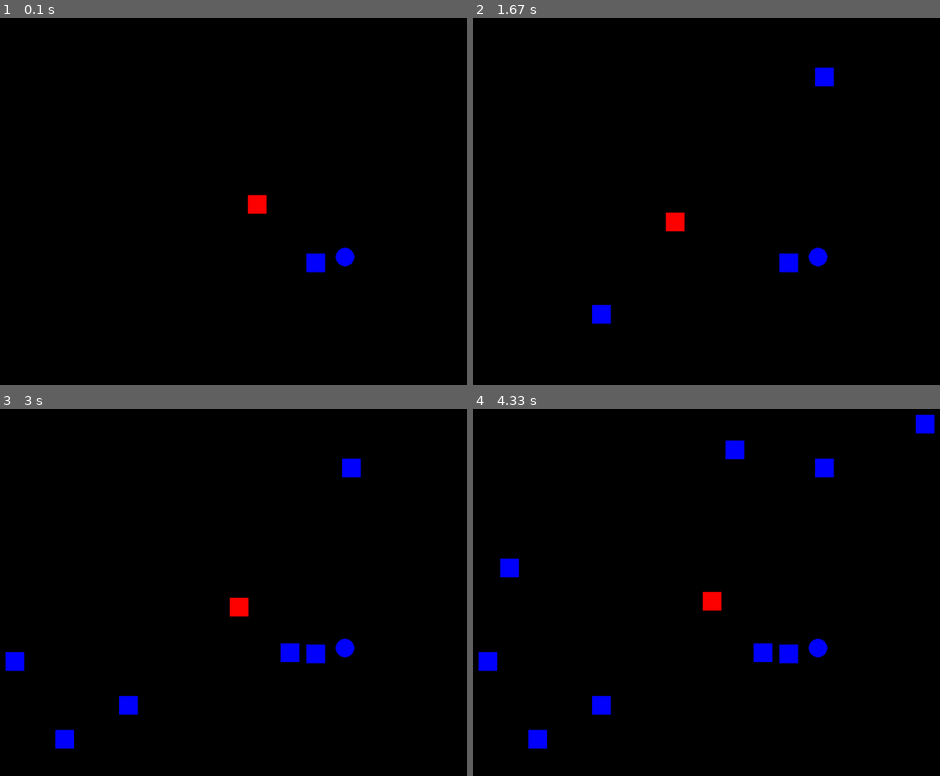
Above: before the commit, frames 1-4 (two rows, left to right).
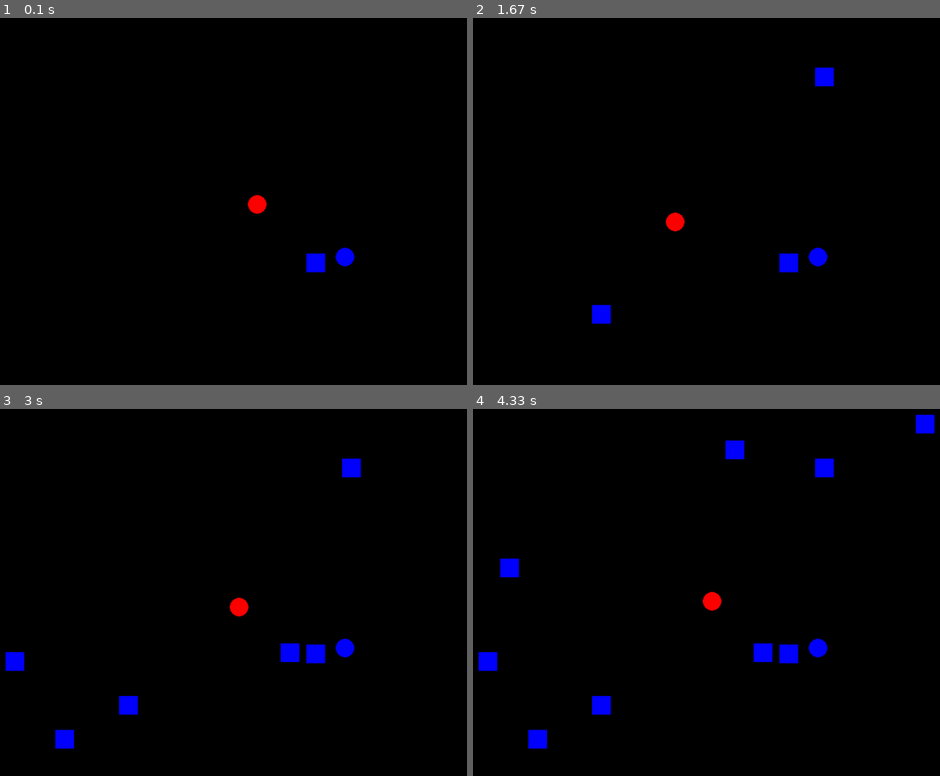
Above: after the commit, the same moments.

Repository: mytinycloud/90D-pygame-scaffold
Game: pygame game, started from main.py
Same seed, same stepped clock (60 frames per second), same inputs: the game is played once before the commit and once after it.
Inputs (mouse positions are in pixels of both pictures, inside the frame that each line leads up to):
- Up to frame 1 (0.1 s): no input
- Up to frame 2 (1.67 s): hold A 0.33-0.87 s; move the mouse to (715, 260) at 0.37 s; hold S 0.9-1.2 s; move the mouse to (823, 76) at 0.93 s; tap Space at 0.97, 1.3, 1.6 s; hold A 1.23-1.63 s; move the mouse to (599, 315) at 1.27 s
- Up to frame 3 (3 s): hold W 1.67-2.03 s; move the mouse to (289, 651) at 1.7 s; tap Space at 1.73, 2.13, 2.43, 2.8 s; hold D 2.07-2.7 s; move the mouse to (65, 739) at 2.1 s; hold S from 2.73 s (still down); move the mouse to (14, 662) at 2.77 s
- Up to frame 4 (4.33 s): release S at 3.1 s; hold A 3.13-3.6 s; move the mouse to (925, 423) at 3.17 s; tap Space at 3.2, 3.5, 3.7, 4, 4.2 s; hold D 3.63-4.1 s; move the mouse to (734, 449) at 3.67 s; hold W from 4.13 s (still down); move the mouse to (510, 566) at 4.17 s

The runs differ from the first frame. In frame 1, less than 0.1% of the frame differs, in the area x 52-58%, y 48-54%; in frame 2, less than 0.1%; in frame 3, less than 0.1%; in frame 4, less than 0.1%.

Commit message:
Nitpicks as I fail to do ray checks

Diff:
--- a/systems/__init__.py
+++ b/systems/__init__.py
@@ -1,3 +1,4 @@
+from . import utils
 from . import motion
 from . import sprites
 from . import player
--- a/systems/collisions.py
+++ b/systems/collisions.py
@@ -1,6 +1,8 @@
 from engine.ecs import Entity, EntityGroup, enumerate_component, factory
+from pygame import Vector2
 import dataclasses
-from pygame import Vector2
+import typing
+
 
 
 @dataclasses.dataclass(init=True, slots=True)
@@ -37,7 +39,7 @@
         return HitboxComponent(
             bounds = Vector2(diameter/2),
             layer_mask = layer,
-            shape = SHAPE_CIRCLE,
+            shape = SHAPE_CIRCLE
         )
 
     @staticmethod
@@ -57,74 +59,76 @@
 def _overlap(delta: float, bound: float) -> float:
     return (-bound if delta < 0 else bound) - delta
 
-def _compute_intersection_box_box(a: Entity, b: Entity) -> Intersection:
-    # Bounding box check is already passed, so we can guarantee that the collision has happened.
-    delta = b.motion.position - a.motion.position
-    bounds = a.hitbox.bounds + b.hitbox.bounds
-    overlap_x = _overlap(delta.x, bounds.x)
-    overlap_y = _overlap(delta.y, bounds.y)
+def _overlap_box_point(bounds: Vector2, point: Vector2) -> Vector2:
+    # Warning, this assumed bounding box check already passed - this just computes the overlap.
+    overlap_x = _overlap(point.x, bounds.x)
+    overlap_y = _overlap(point.y, bounds.y)
     if abs(overlap_x) < abs(overlap_y):
         return Vector2(overlap_x, 0)
     return Vector2(0, overlap_y)
 
-def _compute_intersection_circle_circle(a: Entity, b: Entity) -> Intersection | None:
-    delta = b.motion.position - a.motion.position
-    radius = a.hitbox.bounds.x + b.hitbox.bounds.x
-    if delta.length_squared() >= radius * radius:
+def _overlap_circle_point(radius: float, point: Vector2) -> Vector2 | None:
+    if point.length_squared() >= radius * radius:
         return None
-    return (delta.normalize() * radius) - delta
-
-def _compute_intersection_box_circle(a: Entity, b: Entity) -> Intersection | None:
-    delta = b.motion.position - a.motion.position
-    box = a.hitbox.bounds
+    return (point.normalize() * radius) - point
+
+def _compute_intersection_box_box(delta: Vector2, a: HitboxComponent, b: HitboxComponent) -> Vector2:
+    return _overlap_box_point(a.bounds + b.bounds, delta)
+
+def _compute_intersection_circle_circle(delta: Vector2, a: HitboxComponent, b: HitboxComponent) -> Vector2 | None:
+    return _overlap_circle_point(a.bounds.x + b.bounds.x, delta)
+
+def _compute_intersection_box_circle(delta: Vector2, a: HitboxComponent, b: HitboxComponent) -> Vector2 | None:
+    box = a.bounds
 
     # If a the circle center overlaps one axis, it reduces to a box-box check.
     # Note - this still expects the bounding box check already having passed.
     if abs(delta.x) <= box.x or abs(delta.y) <= box.y:
-        return _compute_intersection_box_box(a, b)
+        return _overlap_box_point(a.bounds + b.bounds, delta)
 
     # Identify the box corner closest to the circle, and get the distance to that.
     delta.x -= -box.x if delta.x < 0 else box.x
     delta.y -= -box.y if delta.y < 0 else box.y
-
-    # Effectively a circle-circle check to the closest point on the box
-    radius = b.hitbox.bounds.x
-    if delta.length_squared() >= radius * radius:
-        return None
-    return (delta.normalize() * radius) - delta
-
-
-def _compute_intersection_circle_box(a: Entity, b: Entity) -> Intersection | None:
-    overlap = _compute_intersection_box_circle(b, a)
-    return -overlap if overlap != None else None
+    return _overlap_circle_point(b.bounds.x, delta)
+
+'''
+Reverses the signature of an intersection function.
+Ie, box,circle to circle,box
+'''
+def _invert_intersection_fn( fn: typing.Callable[[Vector2, HitboxComponent,HitboxComponent], Vector2|None] ) -> typing.Callable[[Vector2, HitboxComponent,HitboxComponent], Vector2|None]:
+    def inv_fn(delta: Vector2, a: HitboxComponent, b: HitboxComponent) -> Vector2 | None:
+        overlap = fn(-delta, b, a)
+        return -overlap if overlap != None else None
+    return inv_fn
+
+_compute_intersection_circle_box = _invert_intersection_fn(_compute_intersection_box_circle)
 
 '''
 Computes the intersection vector for two hitboxes.
 The bounding box check is assumed to have already been done.
 '''
-def _compute_intersection(a: Entity, b: Entity) -> Intersection | None:
+def _compute_intersection(delta: Vector2, a: HitboxComponent, b: HitboxComponent) -> Vector2 | None:
 
     # Note, box-point and circle-point can be treated as box-box and circle-circle
     # Because a point is equivalent to a zero width box or circle as required.
-
-    a_shape = a.hitbox.shape
-    b_shape = b.hitbox.shape
+    a_shape = a.shape
+    b_shape = b.shape
 
     if a_shape == SHAPE_BOX:
         if b_shape == SHAPE_CIRCLE:
-            return _compute_intersection_box_circle(a, b)
+            return _compute_intersection_box_circle(delta, a, b)
         else: # SHAPE_BOX or SHAPE_POINT
-            return _compute_intersection_box_box(a, b)
+            return _compute_intersection_box_box(delta, a, b)
     elif a_shape == SHAPE_CIRCLE:
         if b_shape == SHAPE_BOX:
-            return _compute_intersection_circle_box(a, b)
+            return _compute_intersection_circle_box(delta, a, b)
         else: # SHAPE_CIRCLE or SHAPE_POINT
-            return _compute_intersection_circle_circle(a, b)
+            return _compute_intersection_circle_circle(delta, a, b)
     else: # a_shape == SHAPE_POINT
         if b_shape == SHAPE_BOX:
-            return _compute_intersection_box_box(a, b)
+            return _compute_intersection_box_box(delta, a, b)
         elif b_shape == SHAPE_CIRCLE:
-            return _compute_intersection_circle_circle(a, b)
+            return _compute_intersection_circle_circle(delta, a, b)
         else: # b_shape == SHAPE_POINT
             # Shouldnt occurr. Points do not collide with points.
             return None
@@ -178,7 +182,8 @@
 
             if y_overlap:
                 # Bounding box checks pass. Do the work
-                overlap = _compute_intersection(a, b)
+                delta = b_pos - a_pos
+                overlap = _compute_intersection(delta, a.hitbox, b.hitbox)
 
                 if overlap != None:
 
--- a/systems/player.py
+++ b/systems/player.py
@@ -32,8 +32,8 @@
     player = Entity("player")
     player.player = PlayerComponent()
     player.motion = MotionComponent(is_movable = True)
-    player.sprite = SpriteComponent.from_box((32,32), (255,0,0))
-    player.hitbox = HitboxComponent.from_box((32,32), 1)
+    player.sprite = SpriteComponent.from_circle(32, (255,0,0))
+    player.hitbox = HitboxComponent.from_circle(32, 1)
     player.hitbox.target_mask = 1
     group.add(player)
 
--- a/systems/sprites.py
+++ b/systems/sprites.py
@@ -58,7 +58,7 @@
 '''
 def draw_sprite_system(group: EntityGroup):
 
-    camera = group.query_singleton('camera')
+    camera = group.query_singleton('camera', 'motion')
     surface = camera.camera.surface
     origin = Vector2(surface.get_size()) / 2 - camera.motion.position
 
--- /dev/null
+++ b/systems/utils.py
@@ -0,0 +1,32 @@
+from pygame import Vector2
+
+'''
+Converts the vector into an absolute form.
+The second argument is true if this resulted in a rotation (instead of an inversion)
+'''
+def rectify_vector(v: Vector2) -> tuple[Vector2,bool]:
+    if v.x < 0:
+        if v.y < 0:
+            return -v, False
+        return Vector2(-v.x, v.y), True
+    elif v.y < 0:
+        return Vector2(v.x, -v.y), True
+    return v, False
+
+'''
+Rotate a vector counter clockwise
+'''
+def rotate_vector_ccw(v: Vector2) -> Vector2:
+    return Vector2(-v.y, v.x)
+
+'''
+Rotate a vector clockwise
+'''
+def rotate_vector_cw(v: Vector2) -> Vector2:
+    return Vector2(v.y, -v.x)
+
+'''
+Compute the determinant of two vectors
+'''
+def determinant(a: Vector2, b: Vector2) -> float:
+    return (a.x * b.y) - (a.y * b.x)
